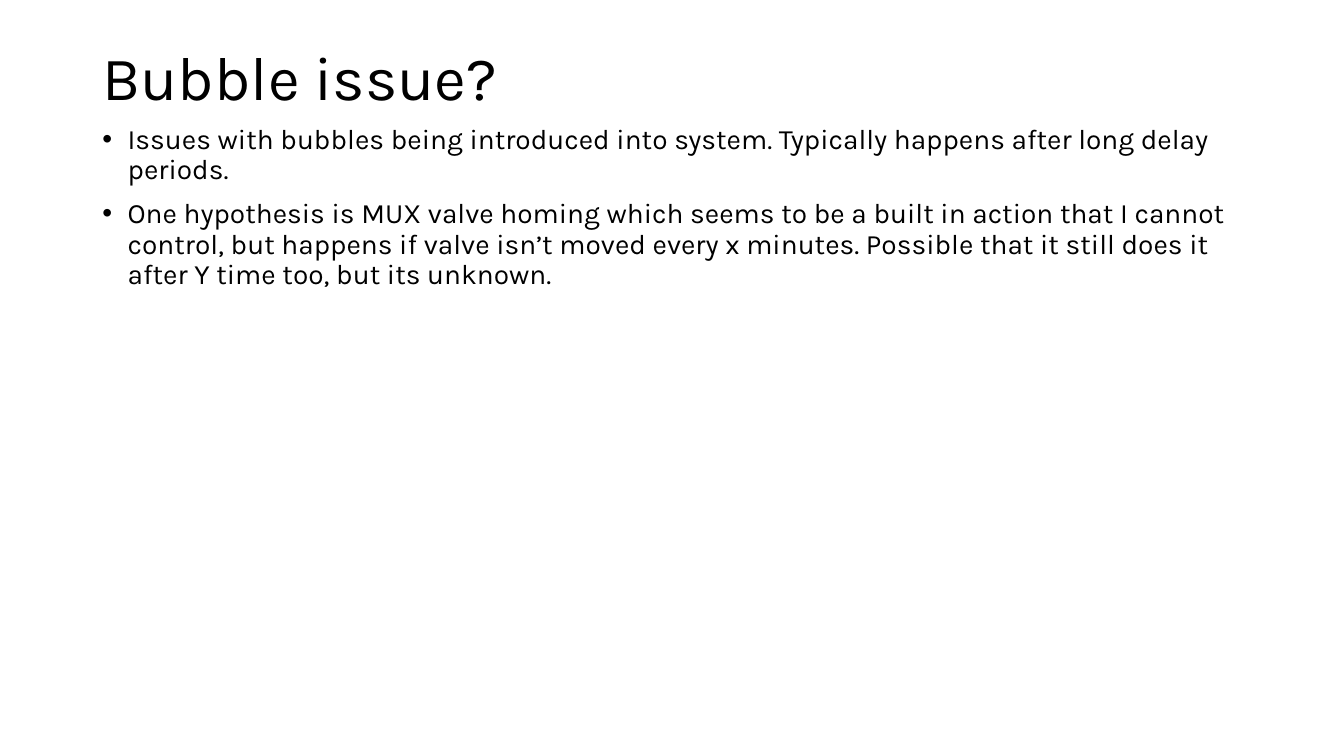
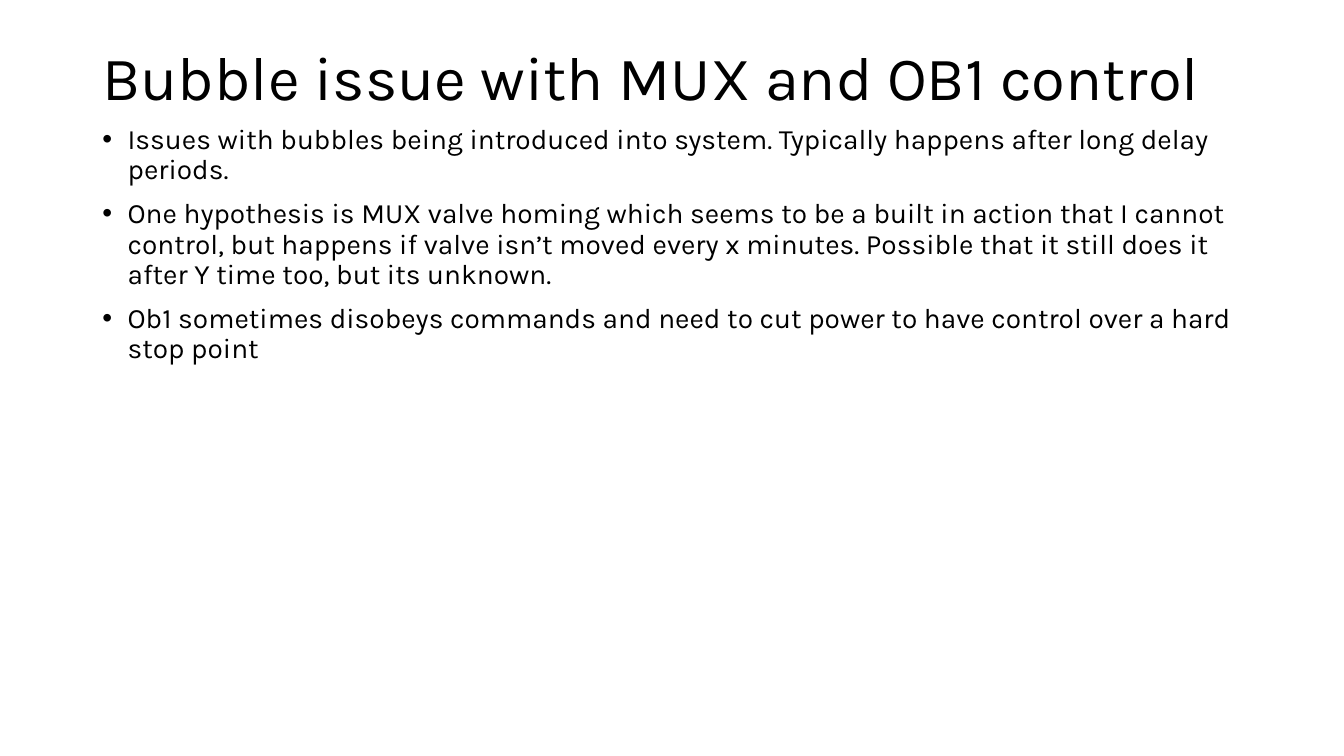
Before and after one commit to mdanderson03/SpectrePlex, a slide deck: slide 1 of Presentation/Bubble issue Jan 2024 mux.pptx. Drawn at 1344x756 pixels with LibreOffice and Linux fonts; fonts in the diff are those of the drawing. Boxes give left, top, right and bottom in pixels: in the first picture for what was removed or moved away, otherwise in the second. Text is boxed around its words. In the diff, an @@ line names an element or a change of style, - is before the commit and + after.

```diff
--- a/Presentation/Bubble issue Jan 2024 mux.pptx
+++ b/Presentation/Bubble issue Jan 2024 mux.pptx
@@ title at box(102, 57, 1199, 101): text changed @@
-Bubble issue?
+Bubble issue with MUX and OB1 control
@@ text at box(128, 308, 1230, 365): paragraph added @@
+• Ob1 sometimes disobeys commands and need to cut power to have control over a hard stop point
```
Also in this commit, not shown: 1 slide added, 4 other files.
